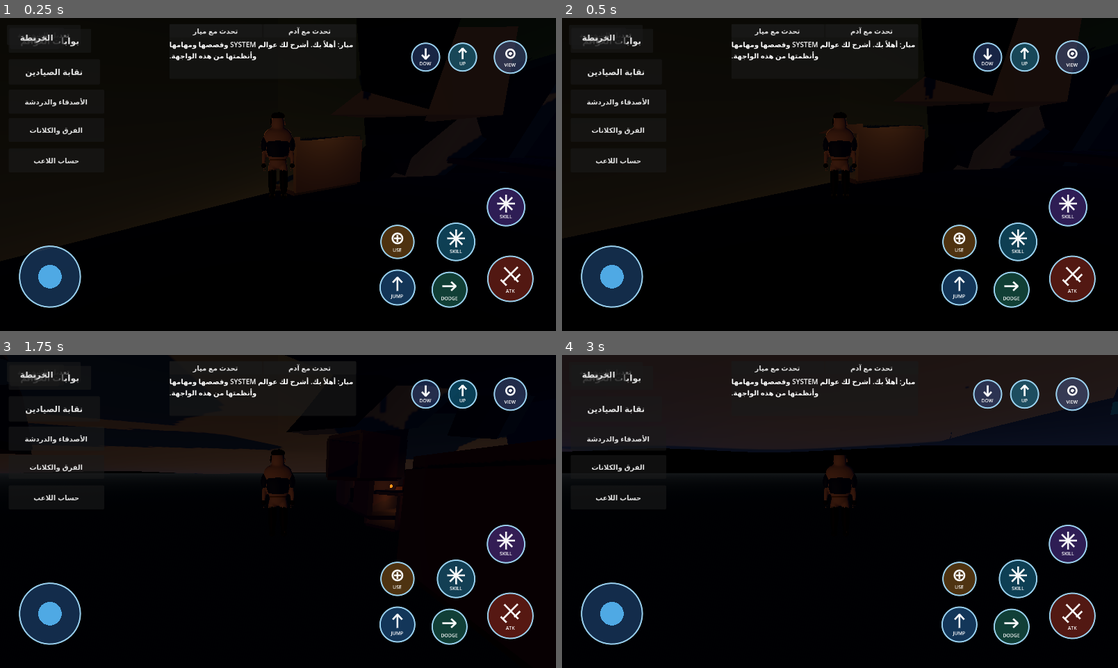
Above: before the commit, frames 1-4 (two rows, left to right).
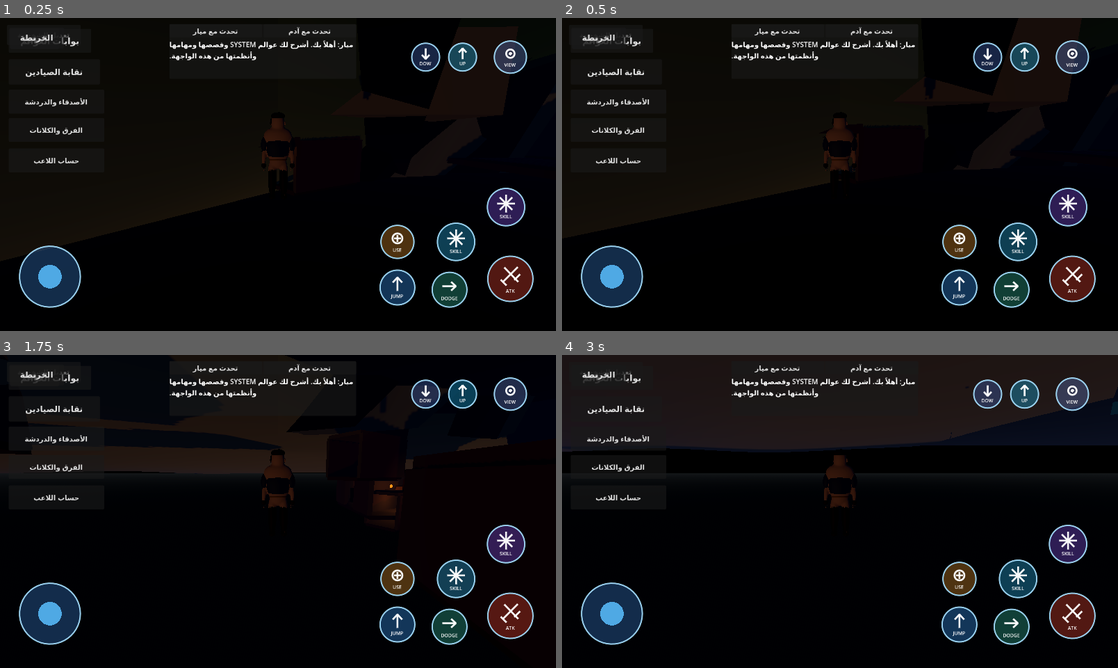
Above: after the commit, the same moments.

Repository: ahmed666alaadedt-ops/SYSTEM
Game: Godot game, scene res://MainScene.tscn
Two runs of this game, one before a commit and one after it. Both use one fixed random seed, a clock stepped at 60 frames per second and the inputs below.
Inputs (mouse positions are in pixels of both pictures, inside the frame that each line leads up to):
- Up to frame 1 (0.25 s): no input
- Up to frame 2 (0.5 s): no input
- Up to frame 3 (1.75 s): tap Enter (ui_accept) at 0.5, 0.77, 1.07 s; move the mouse to (400, 495) at 0.52 s; hold Right (ui_right) 0.53-1.25 s; tap E (system_interact) at 0.6 s; click (400, 495) at 0.67 s; drag from (166, 527) to (250, 574) at 1.27 s
- Up to frame 4 (3 s): move the mouse to (895, 442) at 2.02 s; hold Right (ui_right) 2.03-2.75 s; hold Shift 2.03-2.75 s; drag from (812, 574) to (673, 464) at 2.77 s

The runs differ from the first frame. In frame 1, 1.5% of the frame differs, in the area x 46-66%, y 32-56%; in frame 2, 1.6%, in the area x 46-66%, y 32-52%; in frame 3, less than 0.1%; in frame 4, nothing differs.
Error before the commit: Parse Error: Identifier "plaque" not declared in the current scope. (res://scripts/baghdad_tower_landmarks_manager.gd:985)

Commit message:
Fix XSX guild facade label scope in Hunter Tower

Diff:
--- a/SYSTEM-WORLD/scripts/baghdad_tower_landmarks_manager.gd
+++ b/SYSTEM-WORLD/scripts/baghdad_tower_landmarks_manager.gd
@@ -975,14 +975,14 @@
 				emblem.outline_size = 10
 				emblem.outline_modulate = Color(0.025, 0.045, 0.08)
 				plaque.add_child(emblem)
-			var guild_title := Label3D.new()
-			guild_title.name = "HunterGuildIdentity"
-			guild_title.text = "نقابة الصيادين العالمية"
-			guild_title.font_size = 34
-			guild_title.pixel_size = 0.018
-			guild_title.position = Vector3(0.0, -17.0, -1.4)
-			guild_title.modulate = Color(0.78, 0.94, 1.0)
-			plaque.add_child(guild_title)
+				var guild_title := Label3D.new()
+				guild_title.name = "HunterGuildIdentity"
+				guild_title.text = "نقابة الصيادين العالمية"
+				guild_title.font_size = 34
+				guild_title.pixel_size = 0.018
+				guild_title.position = Vector3(0.0, -17.0, -1.4)
+				guild_title.modulate = Color(0.78, 0.94, 1.0)
+				plaque.add_child(guild_title)
 			root.set_meta("system_hunter_guild_insignia", "XSX")
 			root.set_meta("system_hunter_guild_identity_facades", 4)
 			_add_tower_identity_box(root, "AssociationCrownSpire", Vector3(0.0, height + 34.0, 0.0), Vector3(5.0, 68.0, 5.0), accent)
